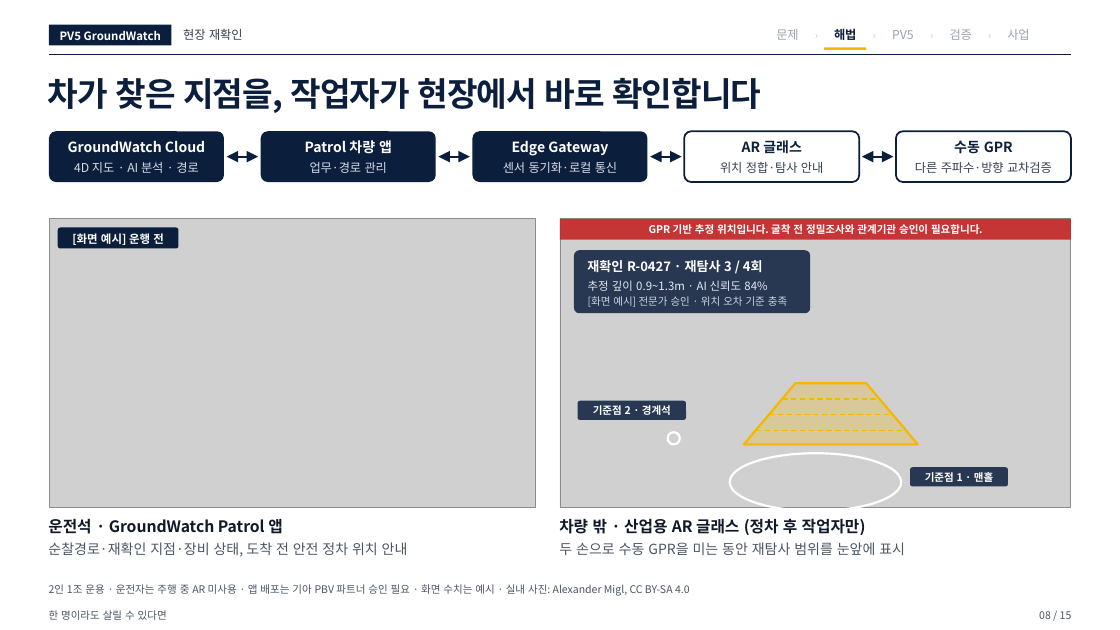
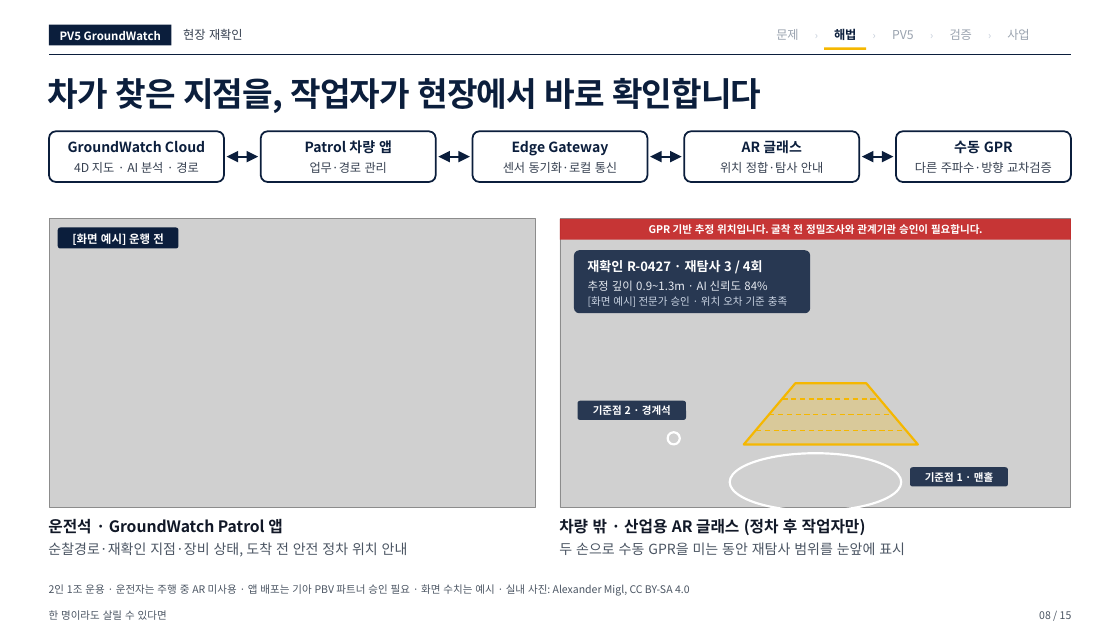
Before and after one commit to woojin-choe/pv5-hose-lab, a slide deck: slide 8 of ppt_all/PV5_GroundWatch_10_22.pptx. Drawn at 1120x630 pixels with LibreOffice and Linux fonts; fonts in the diff are those of the drawing; grey boxes stand for pictures. Boxes give left, top, right and bottom in pixels: in the first picture for what was removed or moved away, otherwise in the second. Text is boxed around its words. In the diff, an @@ line names an element or a change of style, - is before the commit and + after.

```diff
--- a/ppt_all/PV5_GroundWatch_10_22.pptx
+++ b/ppt_all/PV5_GroundWatch_10_22.pptx
@@ fill #0B1E3C to #FFFFFF; outline none to #0B1E3C 1.5 pt in 3 elements at (x1=49, y1=131, x2=223, y2=181), (x1=260, y1=131, x2=435, y2=181), (x1=472, y1=131, x2=647, y2=181) @@
@@ text colour #FFFFFF to #0B1E3C in 3 elements at (x1=68, y1=141, x2=205, y2=152), (x1=305, y1=140, x2=392, y2=154), (x1=512, y1=141, x2=608, y2=156) @@
@@ text colour #D6DDE8 to #374151 in 3 elements at (x1=74, y1=162, x2=198, y2=173), (x1=310, y1=162, x2=387, y2=173), (x1=503, y1=162, x2=617, y2=173) @@
```
Also in this commit, not shown: 9 other slides changed, 29 other files.
